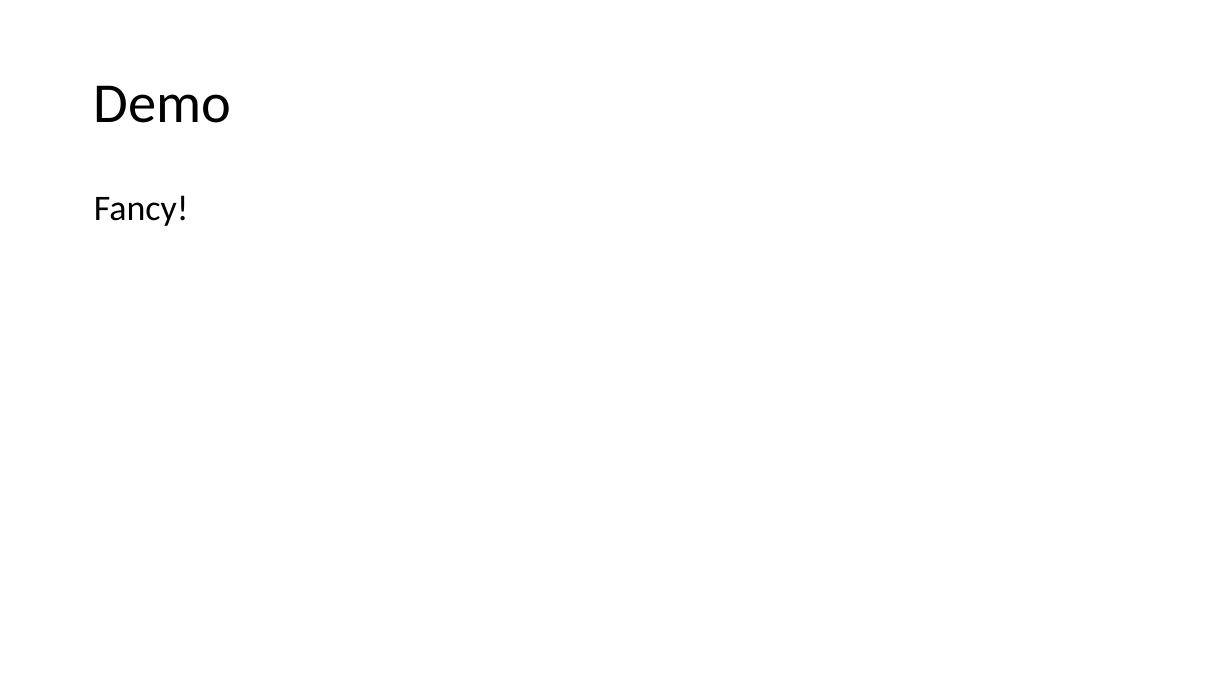
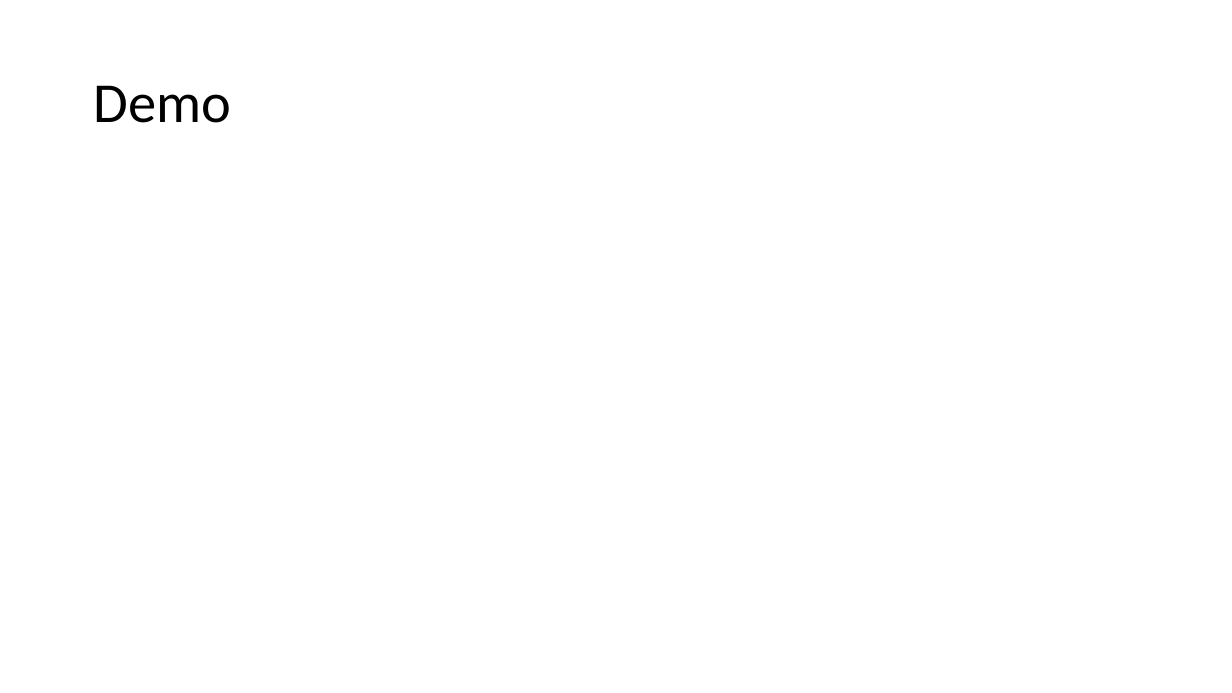
Before and after one commit to riedd2/webprogramming, a slide deck: slide 8 of ch.bfh.bti7054.w2014.p.pc-hammer/doc/PCHAMMER.pptx (slide 5 before the commit). Drawn at 1232x693 pixels with LibreOffice and Linux fonts; fonts in the diff are those of the drawing; background and template pictures are left out. Boxes give left, top, right and bottom in pixels: in the first picture for what was removed or moved away, otherwise in the second. Text is boxed around its words. In the diff, an @@ line names an element or a change of style, - is before the commit and + after.

```diff
--- a/ch.bfh.bti7054.w2014.p.pc-hammer/doc/PCHAMMER.pptx
+++ b/ch.bfh.bti7054.w2014.p.pc-hammer/doc/PCHAMMER.pptx
@@ text removed at <box>94,195,189,226</box> @@
-Fancy!
```
Also in this commit, not shown: 2 other slides changed, 3 slides added, 2 other files.
